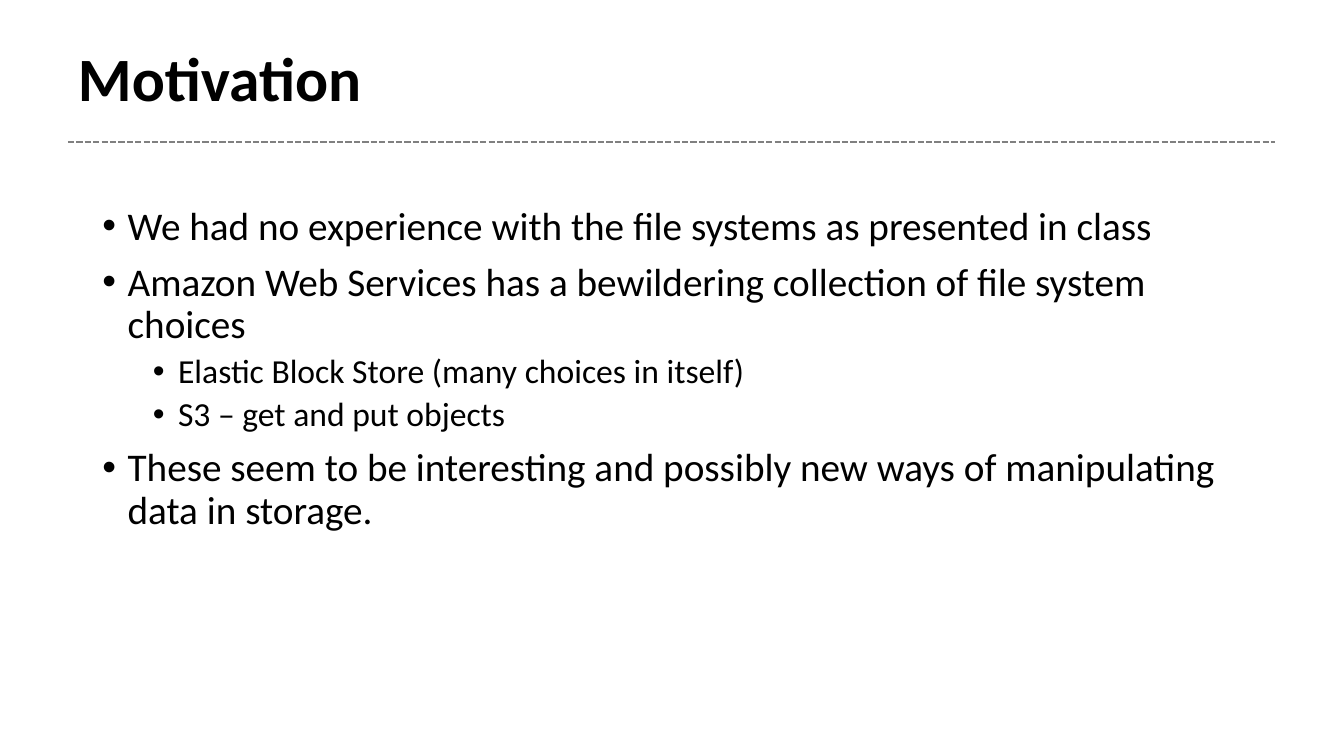
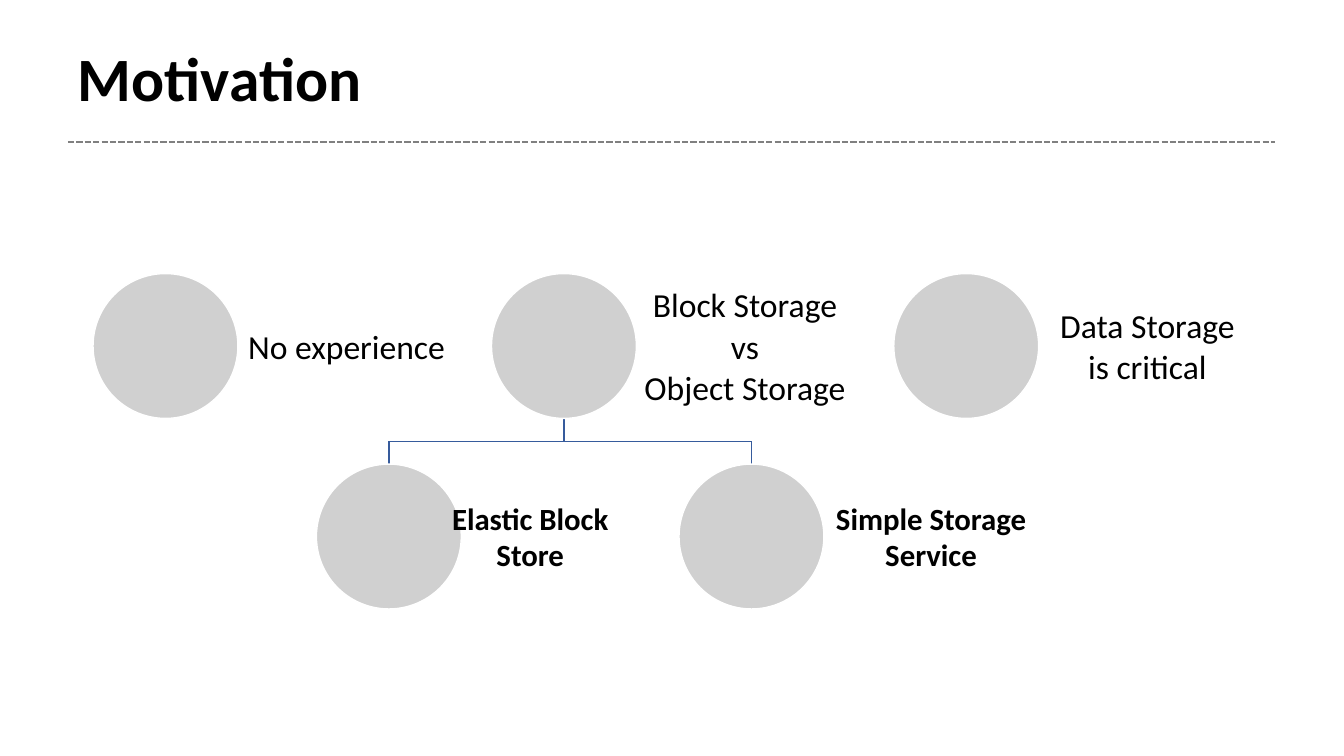
Before and after one commit to glenntu15/BuildVoterDatabase, a slide deck: slide 2 of Proj_presentation.pptx. Drawn at 1344x756 pixels with LibreOffice and Linux fonts; fonts in the diff are those of the drawing; grey boxes stand for pictures. Boxes give left, top, right and bottom in pixels: in the first picture for what was removed or moved away, otherwise in the second. Text is boxed around its words. In the diff, an @@ line names an element or a change of style, - is before the commit and + after.

```diff
--- a/Proj_presentation.pptx
+++ b/Proj_presentation.pptx
@@ text removed at <box>128,212,1214,531</box> @@
-• We had no experience with the file systems as presented in class
-• Amazon Web Services has a bewildering collection of file system choices
-  • Elastic Block Store (many choices in itself)
-  • S3 – get and put objects
-• These seem to be interesting and possibly new ways of manipulating data in storage.
@@ group added at <box>93,273,1234,609</box>: 5 pictures, 5 texts, 2 freeform shapes @@
+No experience
+Block Storage
+vs
+Object Storage
+Elastic Block Store
+Simple Storage Service
+Data Storage
+is critical
```
Also in this commit, not shown: 6 other slides changed.
